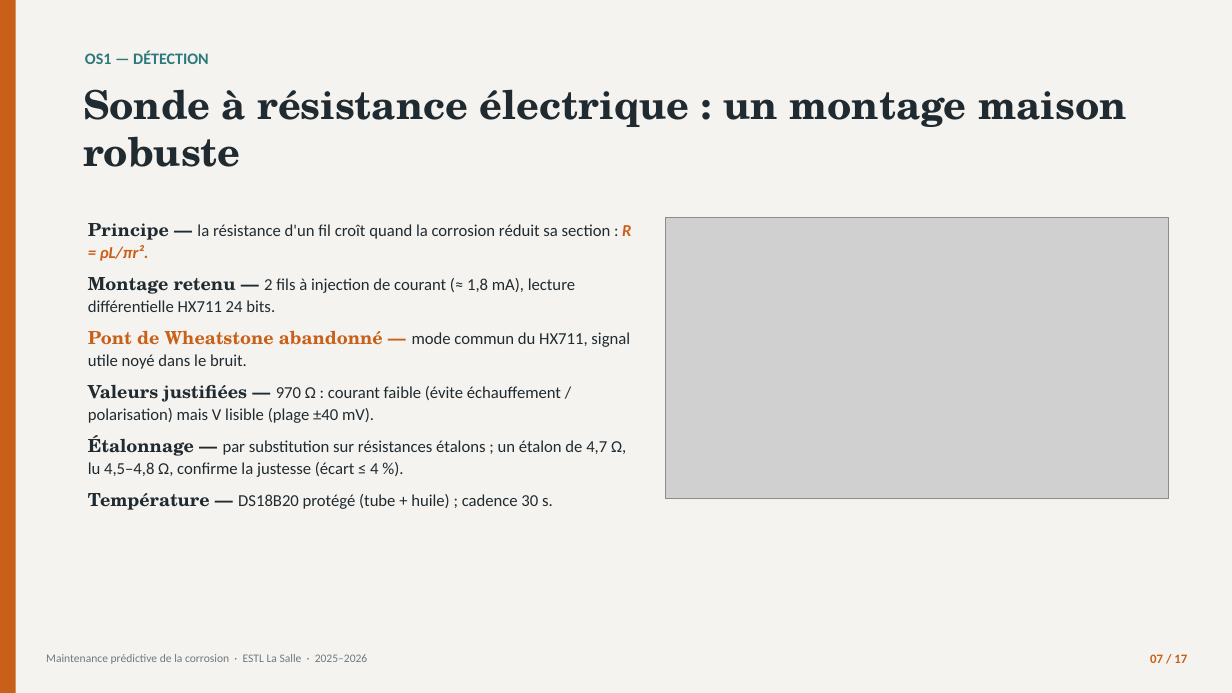
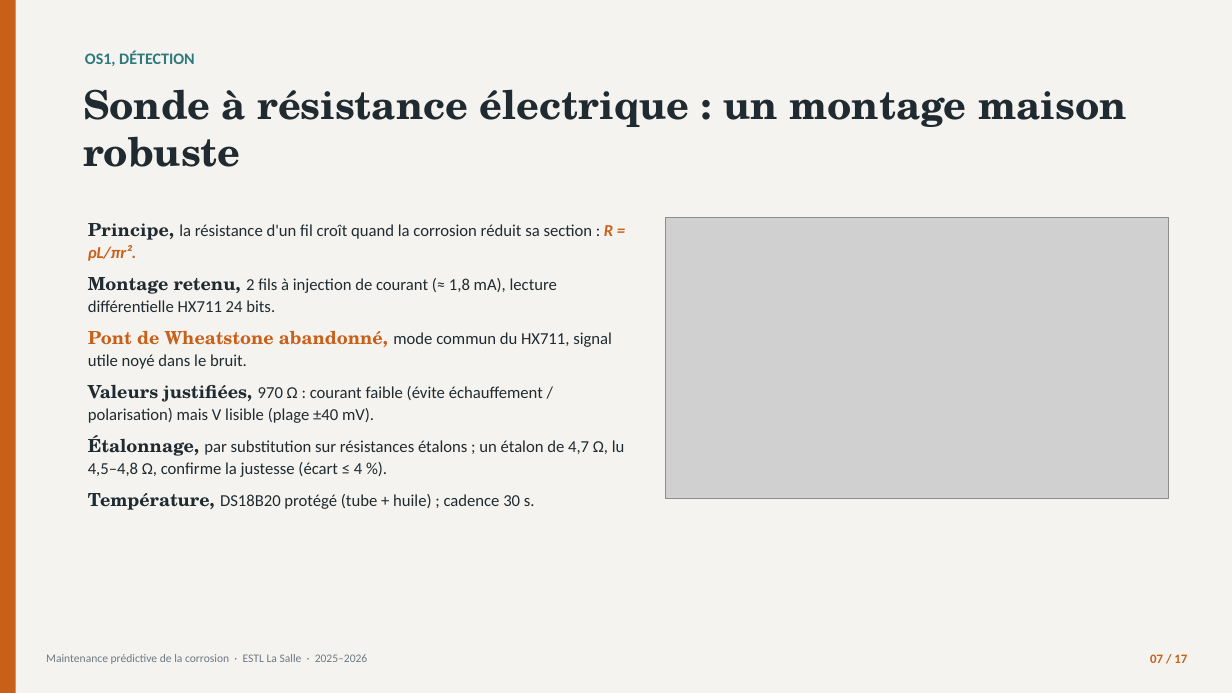
Before and after one commit to londola13/predictive-maintenance-corrosion, a slide deck: slide 7 of soutenance/Soutenance_Corrosion_BATOUMBI.pptx. Drawn at 1232x693 pixels with LibreOffice and Linux fonts; fonts in the diff are those of the drawing; grey boxes stand for pictures. Boxes give left, top, right and bottom in pixels: in the first picture for what was removed or moved away, otherwise in the second. Text is boxed around its words. In the diff, an @@ line names an element or a change of style, - is before the commit and + after.

```diff
--- a/soutenance/Soutenance_Corrosion_BATOUMBI.pptx
+++ b/soutenance/Soutenance_Corrosion_BATOUMBI.pptx
@@ text at (x1=85, y1=51, x2=194, y2=66): text changed @@
-OS1 — DÉTECTION
+OS1, DÉTECTION
@@ text at (x1=88, y1=223, x2=625, y2=510): text changed @@
-Principe — la résistance d'un fil croît quand la corrosion réduit sa section : R = ρL/πr².
-Montage retenu — 2 fils à injection de courant (≈ 1,8 mA), lecture différentielle HX711 24 bits.
-Pont de Wheatstone abandonné — mode commun du HX711, signal utile noyé dans le bruit.
-Valeurs justifiées — 970 Ω : courant faible (évite échauffement / polarisation) mais V lisible (plage ±40 mV).
-Étalonnage — par substitution sur résistances étalons ; un étalon de 4,7 Ω, lu 4,5–4,8 Ω, confirme la justesse (écart ≤ 4 %).
-Température — DS18B20 protégé (tube + huile) ; cadence 30 s.
+Principe, la résistance d'un fil croît quand la corrosion réduit sa section : R = ρL/πr².
+Montage retenu, 2 fils à injection de courant (≈ 1,8 mA), lecture différentielle HX711 24 bits.
+Pont de Wheatstone abandonné, mode commun du HX711, signal utile noyé dans le bruit.
+Valeurs justifiées, 970 Ω : courant faible (évite échauffement / polarisation) mais V lisible (plage ±40 mV).
+Étalonnage, par substitution sur résistances étalons ; un étalon de 4,7 Ω, lu 4,5–4,8 Ω, confirme la justesse (écart ≤ 4 %).
+Température, DS18B20 protégé (tube + huile) ; cadence 30 s.
```
Also in this commit, not shown: 11 other slides changed, 2 other files.
